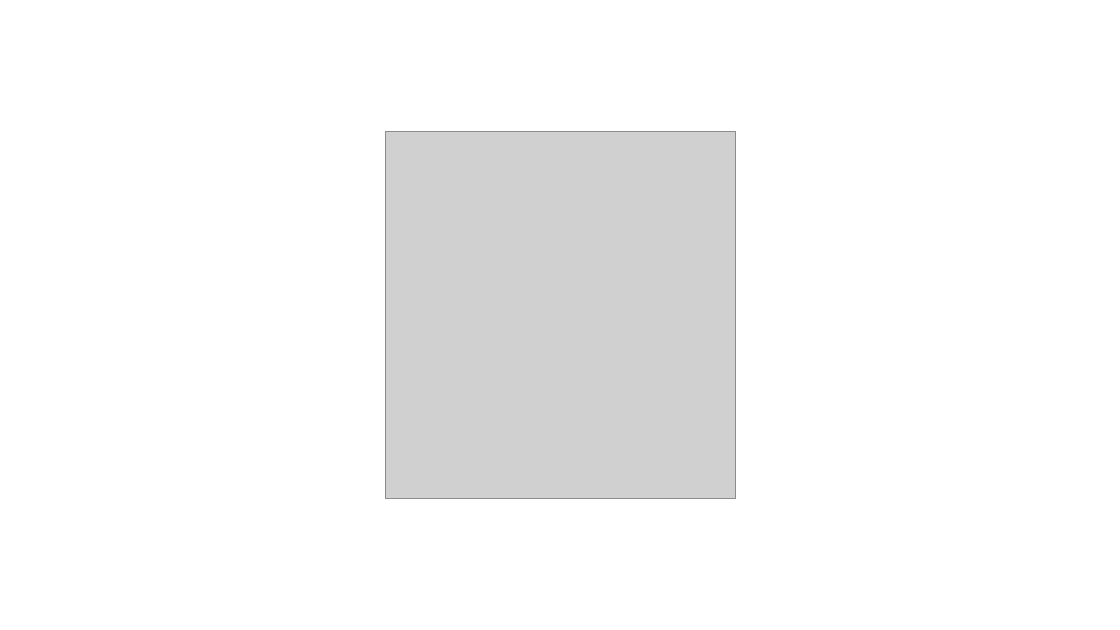
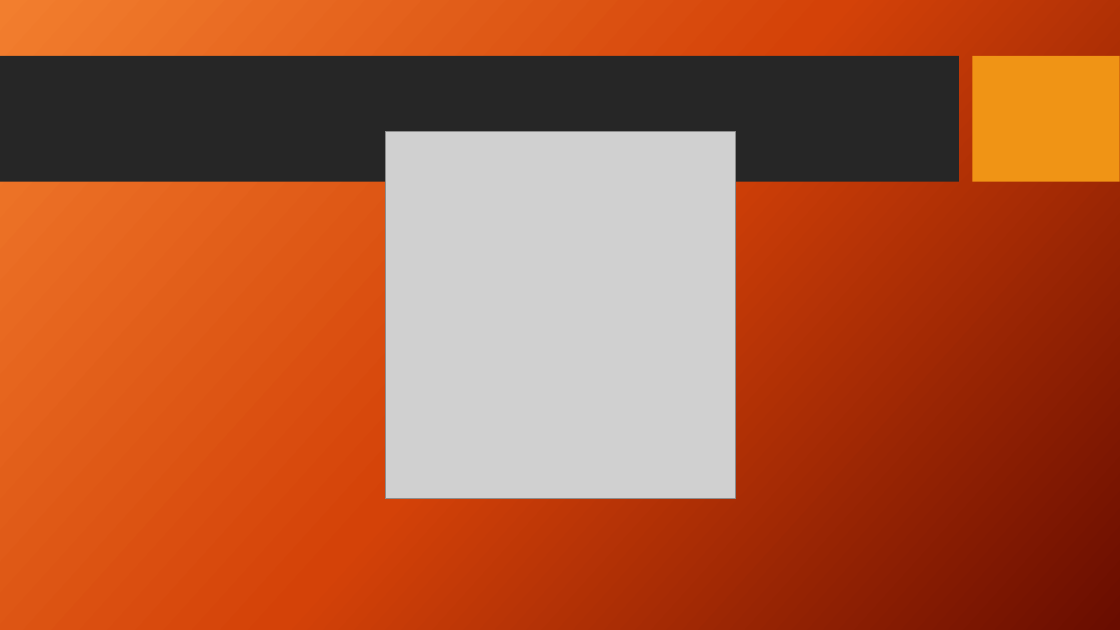
Before and after one commit to WiseCharts/Data-analyst-portfolio, a slide deck: slide 2 of Enterprise DNA Challenges/Insurance Complaints/Insurance Complaints Portfolio.pptx. Drawn at 1120x630 pixels with LibreOffice and Linux fonts; fonts in the diff are those of the drawing; grey boxes stand for pictures; background and template pictures are left out. Boxes give left, top, right and bottom in pixels: in the first picture for what was removed or moved away, otherwise in the second. Text is boxed around its words. In the diff, an @@ line names an element or a change of style, - is before the commit and + after.

```diff
--- a/Enterprise DNA Challenges/Insurance Complaints/Insurance Complaints Portfolio.pptx
+++ b/Enterprise DNA Challenges/Insurance Complaints/Insurance Complaints Portfolio.pptx
@@ background #FFFFFF to picture (left out) @@
@@ rectangle added at [0, 56, 959, 182], fill #262626 @@
@@ rectangle added at [973, 56, 1120, 182], fill #F09415 @@
```
Also in this commit, not shown: 1 other slide changed, 6 slides added, 6 slides removed.
